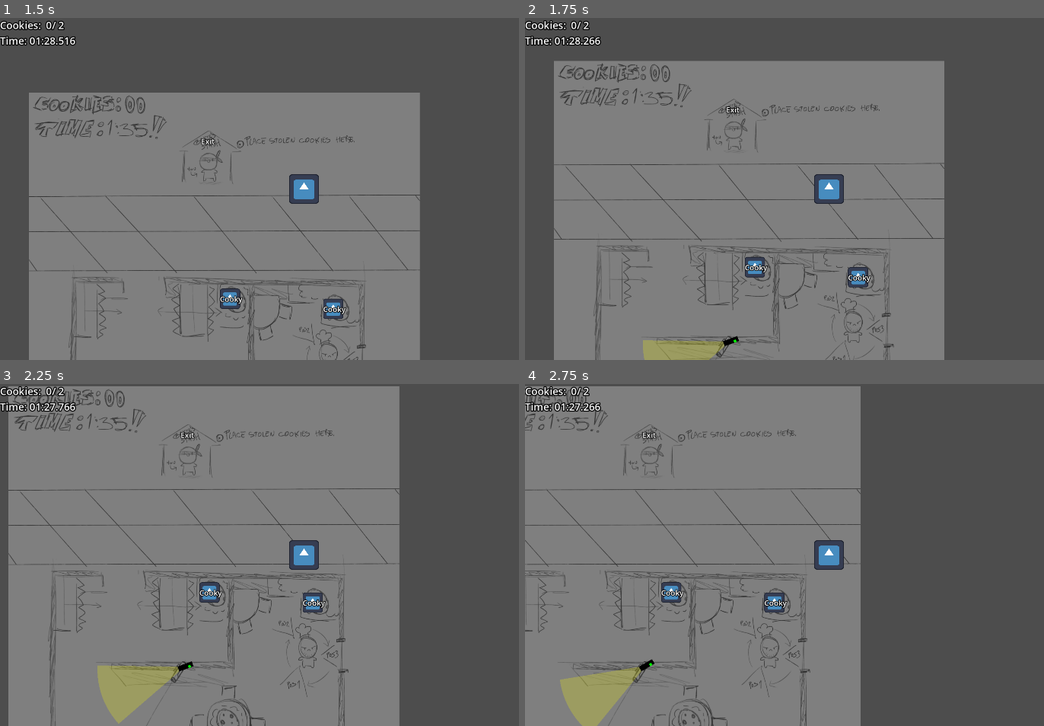
Above: before the commit, frames 1-4 (two rows, left to right).
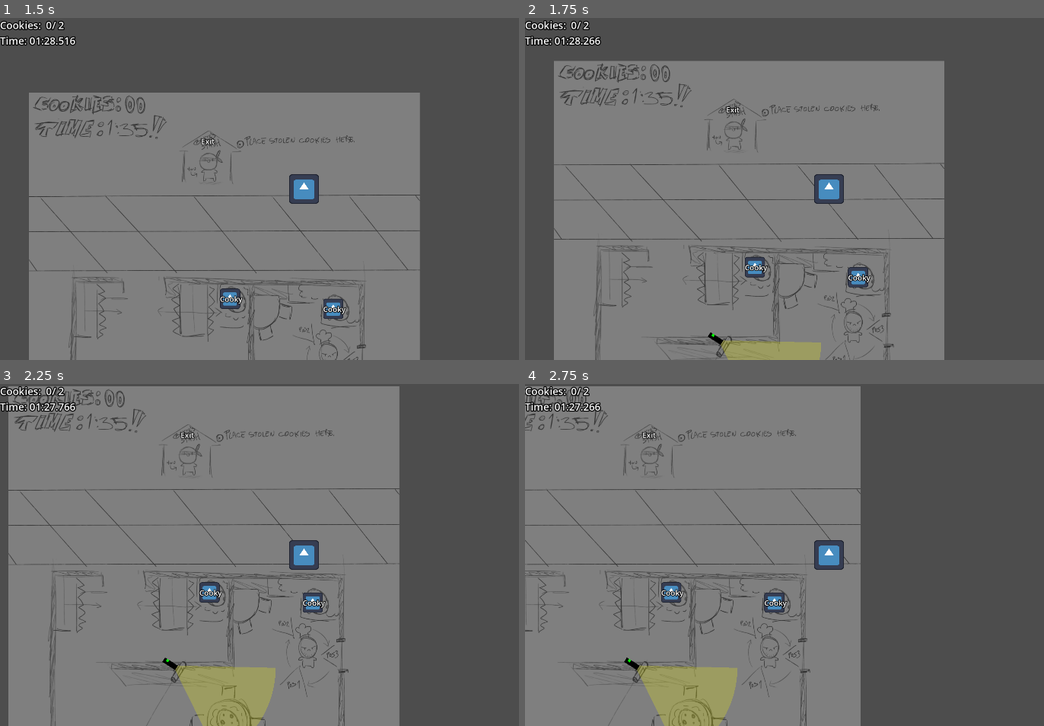
Above: after the commit, the same moments.

Repository: Fan-Dev1/BrackeysGameJam
Game: Godot game, scene res://levels/level_01.tscn
The game is run twice, just before and just after one commit, with the same random seed, the same clock (stepped at 60 frames per second) and the same inputs. The engine's default icon, where the game draws it, is replaced by a stand-in: a white triangle on a blue panel in a dark square.
Inputs:
- Up to frame 1 (1.5 s): hold D (move_right) 0.53-1.28 s; hold S (move_down) from 1.28 s (still down)
- Up to frame 2 (1.75 s): keep holding S (move_down)
- Up to frame 3 (2.25 s): release S (move_down) at 2.03 s; hold D (move_right) from 2.03 s (still down)
- Up to frame 4 (2.75 s): keep holding D (move_right)

Frame 1 is identical in both runs. In frame 2, 1.8% of the frame differs, in the area x 22-58%, y 91-100%; in frame 3, 4.3%, in the area x 18-54%, y 79-100%; in frame 4, 4.3%.

Commit message:
add first working security camera: - adjustable radius & FOV - limited pivot rotation - tracks player when spotted - shifts between predefined rotations with configurable durations

Diff:
--- a/core/security_camera/camera_position.gd
+++ b/core/security_camera/camera_position.gd
@@ -1,6 +1,6 @@
 class_name CameraPosition
 extends Resource
 
-@export var angle_deg := 0.0
+@export_range(0.0, 360.0, 0.1, "radians_as_degrees") var rotation := 0.0
 @export var duration_min_sec := 3.0
 @export var duration_max_sec := 3.0
--- a/core/security_camera/security_camera.gd
+++ b/core/security_camera/security_camera.gd
@@ -2,99 +2,150 @@
 class_name SecurityCamera
 extends Node2D
 
-enum CameraState { NORMAL, TRACKING, ALERTED, OFF }
+enum CameraState { NORMAL, TRACKING, OFF }
 
 @export var radius := 256.0
-@export_range(0.0, 360.0, 0.1, "degrees") var fov_deg := 45.0
-@export var left_limit_deg := -90.0
-@export var right_limit_deg := 90.0
 
-@export var rotaton_speed := 1.0
+@export_range(0.0, 360.0, 0.1, "radians_as_degrees")
+var fov := PI / 4.0
+@export_range(-180.0, 180.0, 0.1, "radians_as_degrees")
+var left_limit := PI / -2.0
+@export_range(-180.0, 180.0, 0.1, "radians_as_degrees")
+var right_limit := PI / 2.0
+
+@export var rotaton_speed: float
 @export var camera_position_index := 0
 @export var camera_positions: Array[CameraPosition]
 
 @onready var position_timer: Timer = $PositionTimer
+@onready var tracking_timer: Timer = $TrackingTimer
 @onready var camera_area_2d: Area2D = $CameraArea2D
 @onready var camera_fov: Polygon2D = %CameraFov
 @onready var camera_collision: CollisionPolygon2D = %CameraCollision
+@onready var status_color_rect: ColorRect = %StatusColorRect
 
-var state := CameraState.NORMAL
+var state := CameraState.NORMAL : set = set_state
 
 
 # Called when the node enters the scene tree for the first time.
 func _ready() -> void:
-	var new_polygon := calculate_fov_polygon()
-	camera_fov.polygon = new_polygon
-	camera_collision.polygon = new_polygon
+	_update_fov_polygon()
 	var camera_pos: CameraPosition = camera_positions.get(camera_position_index)
-	camera_area_2d.rotation_degrees = camera_pos.angle_deg
+	rotate_camera_toward(camera_pos.rotation)
 	var duration := randf_range(camera_pos.duration_min_sec, camera_pos.duration_max_sec)
 	position_timer.start(duration)
 
 
 func _physics_process(delta: float) -> void:
 	if Engine.is_editor_hint():
+		_update_fov_polygon()
+		_clamp_camera_rotations()
 		queue_redraw()
 		var camera_pos: CameraPosition = camera_positions.get(camera_position_index)
-		camera_area_2d.rotation_degrees = camera_pos.angle_deg
-		return
-
-	match state:
-		CameraState.NORMAL:
-			normal_process(delta)
-		CameraState.TRACKING:
-			track_player(delta)
+		rotate_camera_toward(camera_pos.rotation)
+	else:
+		match state:
+			CameraState.NORMAL: _normal_process(delta)
+			CameraState.TRACKING: _tracking_process(delta)
+			CameraState.OFF: pass
 
 
-func _draw() -> void:
-	if not Engine.is_editor_hint():
-		return
+func _normal_process(delta: float) -> void:
+	var camera_pos: CameraPosition = camera_positions.get(camera_position_index)
+	rotate_camera_toward(camera_pos.rotation, delta)
 
-	var left_limit_point := Vector2.from_angle(deg_to_rad(left_limit_deg)) * radius
-	var right_limit_point := Vector2.from_angle(deg_to_rad(right_limit_deg)) * radius
-	draw_line(Vector2.ZERO, left_limit_point, Color.RED, 2.0)
-	draw_line(Vector2.ZERO, right_limit_point, Color.BLUE, 2.0)
-
-
-func normal_process(delta: float) -> void:
-	var camera_pos: CameraPosition = camera_positions.get(camera_position_index)
-	var rotation_difference := camera_pos.angle_deg - camera_area_2d.rotation_degrees
-	rotation_difference = clampf(rotation_difference, -rotaton_speed, rotaton_speed)
-	camera_area_2d.rotation_degrees += rotation_difference
-	camera_area_2d.rotation_degrees = clampf(camera_area_2d.rotation_degrees, left_limit_deg, right_limit_deg)
-
-	if rotation_difference == 0.0 and position_timer.is_stopped():
+	var angle_difference := angle_difference(camera_area_2d.rotation, camera_pos.rotation)
+	if is_zero_approx(angle_difference) and position_timer.is_stopped():
 		var duration := randf_range(camera_pos.duration_min_sec, camera_pos.duration_max_sec)
 		position_timer.start(duration)
 
 
-func track_player(delta: float) -> void:
-	var player: Player = get_tree().get_first_node_in_group("player")
-	var angle_to_player := self.global_position.angle_to_point(player.global_position)
-	var rotation_difference := camera_area_2d.rotation_degrees - angle_to_player
-	rotation_difference = clampf(rotation_difference, -rotaton_speed, rotaton_speed)
-	camera_area_2d.rotation_degrees += rotation_difference
-
-
-func calculate_fov_polygon(circle_points := 12) -> PackedVector2Array:
-	var new_polygon := PackedVector2Array()
-	new_polygon.append(Vector2(0.0, -8.0))
-	var fov_rad_step := deg_to_rad(fov_deg / circle_points)
-	var current_angle := -fov_rad_step * (circle_points / 2.0)
-	for i in range(circle_points + 1):
-		var half_fov_rad := deg_to_rad((fov_deg / 2.0))
-		new_polygon.append(Vector2.from_angle(current_angle) * radius)
-		current_angle += fov_rad_step
-	new_polygon.append(Vector2(0.0, 8.0))
-	return new_polygon
-
-
 func _on_position_timer_timeout() -> void:
+	# shift to next camera_position
 	camera_position_index += 1
 	if camera_position_index >= camera_positions.size():
 		camera_position_index = 0
 
 
+func _tracking_process(delta: float) -> void:
+	var player: Player = get_tree().get_first_node_in_group("player")
+	var angle_to_player := self.global_position.angle_to_point(player.global_position)
+	rotate_camera_toward(angle_to_player, delta)
+	queue_redraw()
+	if camera_area_2d.overlaps_body(player):
+		tracking_timer.stop()
+	elif tracking_timer.is_stopped():
+		tracking_timer.start()
+
+
+func _on_tracking_timer_timeout() -> void:
+	#switch back to normal operation
+	state = CameraState.NORMAL
+
+
 func _on_camera_area_2d_body_entered(body: Node2D) -> void:
+	# alert about spotted player and track him
 	if body is Player:
 		Global.player_spotted.emit(body.global_position)
+		state = CameraState.TRACKING
+
+
+func set_state(new_state: CameraState) -> void:
+	if state == new_state:
+		return
+	state = new_state
+	camera_area_2d.monitoring = CameraState.OFF != new_state
+	camera_fov.visible = CameraState.OFF != new_state
+	queue_redraw()
+	position_timer.stop()
+	tracking_timer.stop()
+
+
+func _update_fov_polygon(circle_points := 12) -> void:
+	var new_polygon := PackedVector2Array()
+	var fov_step := fov / circle_points
+	var current_angle := -fov_step * (circle_points / 2.0)
+
+	new_polygon.append(Vector2(0.0, -8.0))
+	for i in range(circle_points + 1):
+		new_polygon.append(Vector2.from_angle(current_angle) * radius)
+		current_angle += fov_step
+	new_polygon.append(Vector2(0.0, 8.0))
+	camera_fov.polygon = new_polygon
+	camera_collision.polygon = new_polygon
+
+
+func _clamp_camera_rotations() -> void:
+	# clamp all camera_position.rotations inside this camera left and right_limit
+	for camera_position: CameraPosition in camera_positions:
+		camera_position.rotation = clamp_camera_rotation(camera_position.rotation)
+
+
+func clamp_camera_rotation(value: float) -> float:
+	var half_fov := fov / 2.0
+	var min := left_limit + half_fov
+	var max := right_limit - half_fov
+	return clampf(value, min, max)
+
+
+func rotate_camera_toward(to: float, delta := 1.0) -> void:
+	var from := camera_area_2d.rotation
+	var new_rotation := rotate_toward(from, to, rotaton_speed * delta)
+	new_rotation = clamp_camera_rotation(new_rotation)
+	camera_area_2d.rotation = new_rotation
+
+
+func _draw() -> void:
+	if Engine.is_editor_hint():
+		# draw_line for left and right limit
+		var half_fov := fov / 2.0
+		var left_limit_point := Vector2.from_angle(left_limit) * radius
+		var right_limit_point := Vector2.from_angle(right_limit) * radius
+		draw_line(Vector2.ZERO, left_limit_point, Color.RED, 2.0)
+		draw_line(Vector2.ZERO, right_limit_point, Color.BLUE, 2.0)
+
+	if OS.is_debug_build() and state == CameraState.TRACKING:
+		# draw_line to tracked player
+		var player: Player = get_tree().get_first_node_in_group("player")
+		var player_position := to_local(player.global_position)
+		draw_line(Vector2.ZERO, player_position, Color.WHEAT, 4.0)
--- a/core/security_camera/security_camera.tscn
+++ b/core/security_camera/security_camera.tscn
@@ -5,28 +5,30 @@
 
 [sub_resource type="Resource" id="Resource_v1u64"]
 script = ExtResource("2_t0tbx")
-angle_deg = -45.0
-duration_min_sec = 3.0
-duration_max_sec = 3.0
+rotation = 0.0
+duration_min_sec = 1.0
+duration_max_sec = 1.0
 metadata/_custom_type_script = "uid://cw0363ko8eoy5"
 
 [sub_resource type="Resource" id="Resource_t0tbx"]
 script = ExtResource("2_t0tbx")
-angle_deg = 45.0
+rotation = 0.907571
 duration_min_sec = 1.0
-duration_max_sec = 3.0
+duration_max_sec = 2.0
 metadata/_custom_type_script = "uid://cw0363ko8eoy5"
 
 [node name="SecurityCamera" type="Node2D"]
 script = ExtResource("1_05d2b")
+rotaton_speed = 2.0
 camera_positions = Array[ExtResource("2_t0tbx")]([SubResource("Resource_v1u64"), SubResource("Resource_t0tbx")])
 
 [node name="PositionTimer" type="Timer" parent="."]
-wait_time = 3.0
+one_shot = true
+
+[node name="TrackingTimer" type="Timer" parent="."]
 one_shot = true
 
 [node name="CameraArea2D" type="Area2D" parent="."]
-rotation = -0.785398
 collision_layer = 0
 collision_mask = 2
 
@@ -39,6 +41,7 @@
 color = Color(0, 0, 0, 1)
 
 [node name="StatusColorRect" type="ColorRect" parent="CameraArea2D"]
+unique_name_in_owner = true
 offset_left = -40.0
 offset_top = -8.0
 offset_right = -32.0
@@ -55,4 +58,5 @@
 polygon = PackedVector2Array(0, -8, 236.513, -97.967, 242.414, -82.2885, 247.277, -66.2577, 251.081, -49.9431, 253.81, -33.4147, 255.452, -16.7432, 256, -2.13163e-14, 255.452, 16.7432, 253.81, 33.4147, 251.081, 49.9431, 247.277, 66.2577, 242.414, 82.2885, 236.513, 97.967, 0, 8)
 
 [connection signal="timeout" from="PositionTimer" to="." method="_on_position_timer_timeout"]
+[connection signal="timeout" from="TrackingTimer" to="." method="_on_tracking_timer_timeout"]
 [connection signal="body_entered" from="CameraArea2D" to="." method="_on_camera_area_2d_body_entered"]
--- a/levels/level_01.tscn
+++ b/levels/level_01.tscn
@@ -27,16 +27,16 @@
 [sub_resource type="RectangleShape2D" id="RectangleShape2D_cg8v6"]
 size = Vector2(916.563, 26)
 
-[sub_resource type="Resource" id="Resource_q7ibo"]
+[sub_resource type="Resource" id="Resource_mllcm"]
 script = ExtResource("5_mllcm")
-angle_deg = 20.0
+rotation = 0.567232
 duration_min_sec = 3.0
 duration_max_sec = 3.0
 metadata/_custom_type_script = "uid://cw0363ko8eoy5"
 
-[sub_resource type="Resource" id="Resource_cg8v6"]
+[sub_resource type="Resource" id="Resource_q7ibo"]
 script = ExtResource("5_mllcm")
-angle_deg = 160.0
+rotation = 2.57436
 duration_min_sec = 1.0
 duration_max_sec = 3.0
 metadata/_custom_type_script = "uid://cw0363ko8eoy5"
@@ -105,9 +105,10 @@
 [node name="Player" parent="." index="6"]
 position = Vector2(576, 256)
 
-[node name="SecurityCamera" parent="." index="7" instance=ExtResource("4_gg43x")]
-position = Vector2(544, 908)
-left_limit_deg = 0.0
-right_limit_deg = 180.0
-camera_position_index = 1
-camera_positions = Array[ExtResource("5_mllcm")]([SubResource("Resource_q7ibo"), SubResource("Resource_cg8v6")])
+[node name="SecurityCamera" parent="." index="8" instance=ExtResource("4_gg43x")]
+position = Vector2(538.053, 903.929)
+radius = 313.0
+fov = 1.13446
+left_limit = 0.0
+right_limit = 3.14159
+camera_positions = Array[ExtResource("5_mllcm")]([SubResource("Resource_mllcm"), SubResource("Resource_q7ibo")])
